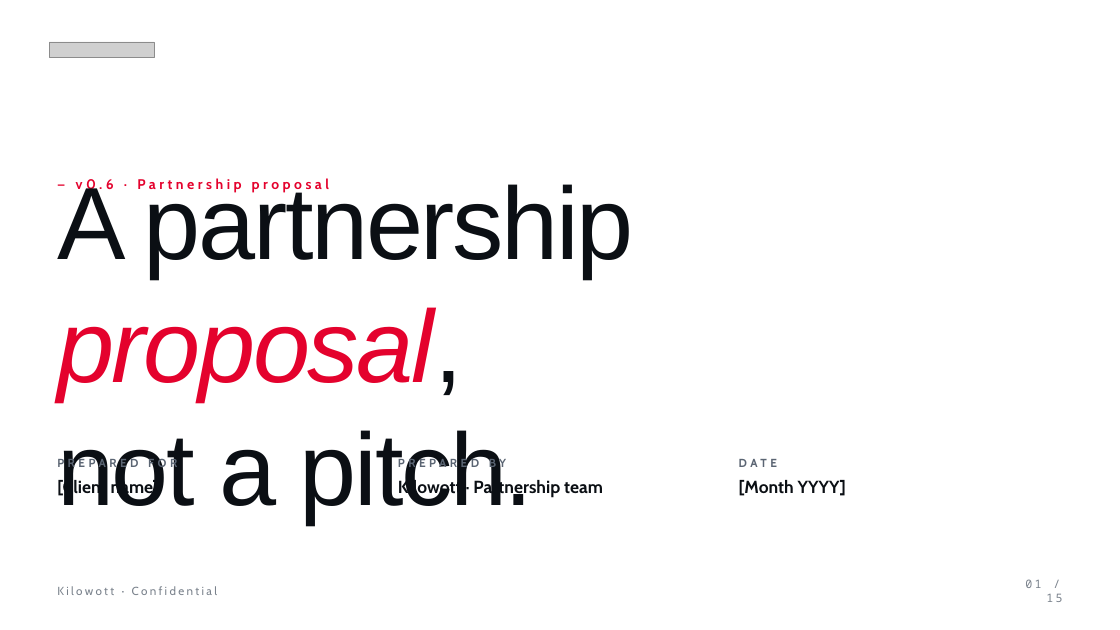
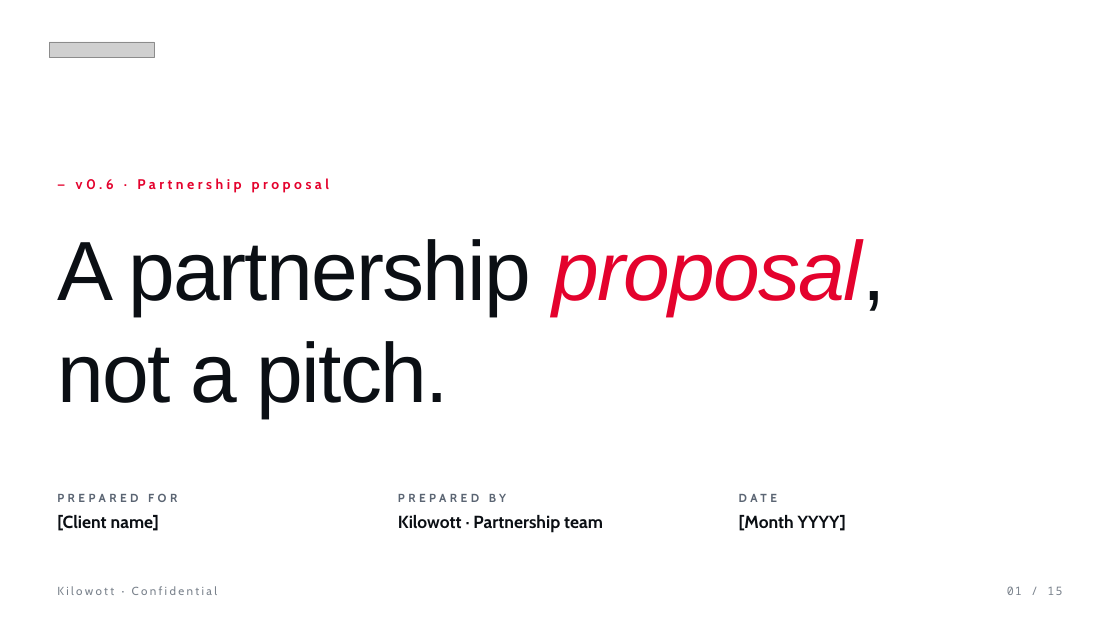
Before and after one commit to zoeytad/kilowott-design-system, a slide deck: slide 1 of project/downloads/kilowott-deck-template.pptx. Drawn at 1120x630 pixels with LibreOffice and Linux fonts; fonts in the diff are those of the drawing; grey boxes stand for pictures. Boxes give left, top, right and bottom in pixels: in the first picture for what was removed or moved away, otherwise in the second. Text is boxed around its words. In the diff, an @@ line names an element or a change of style, - is before the commit and + after.

```diff
--- a/project/downloads/kilowott-deck-template.pptx
+++ b/project/downloads/kilowott-deck-template.pptx
@@ text "A partnership proposal," at bbox=[57, 239, 886, 418]: size 88 to 72 pt, letter spacing -2 to -1.5 pt; line spacing 1 to 1.02; vertical alignment middle to top @@
@@ 6 texts: place and size @@
-6 texts at bbox=[57, 457, 846, 498]
+6 texts at bbox=[57, 494, 846, 533]
@@ text "01 / 15": place and size @@
-text "01 / 15" at bbox=[1025, 579, 1062, 602]
+text "01 / 15" at bbox=[1007, 586, 1062, 595]
@@ text "01 / 15" at bbox=[1007, 586, 1062, 595]: letter spacing 2 to 1 pt @@
```
Also in this commit, not shown: 14 other slides changed.
